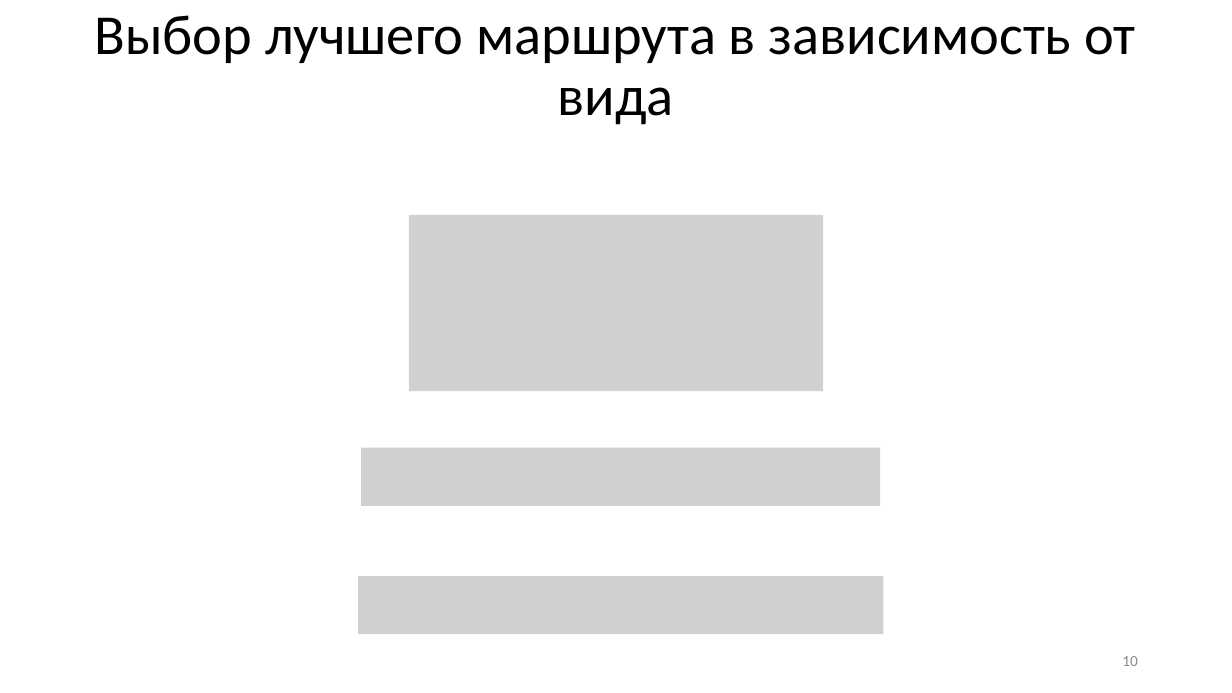
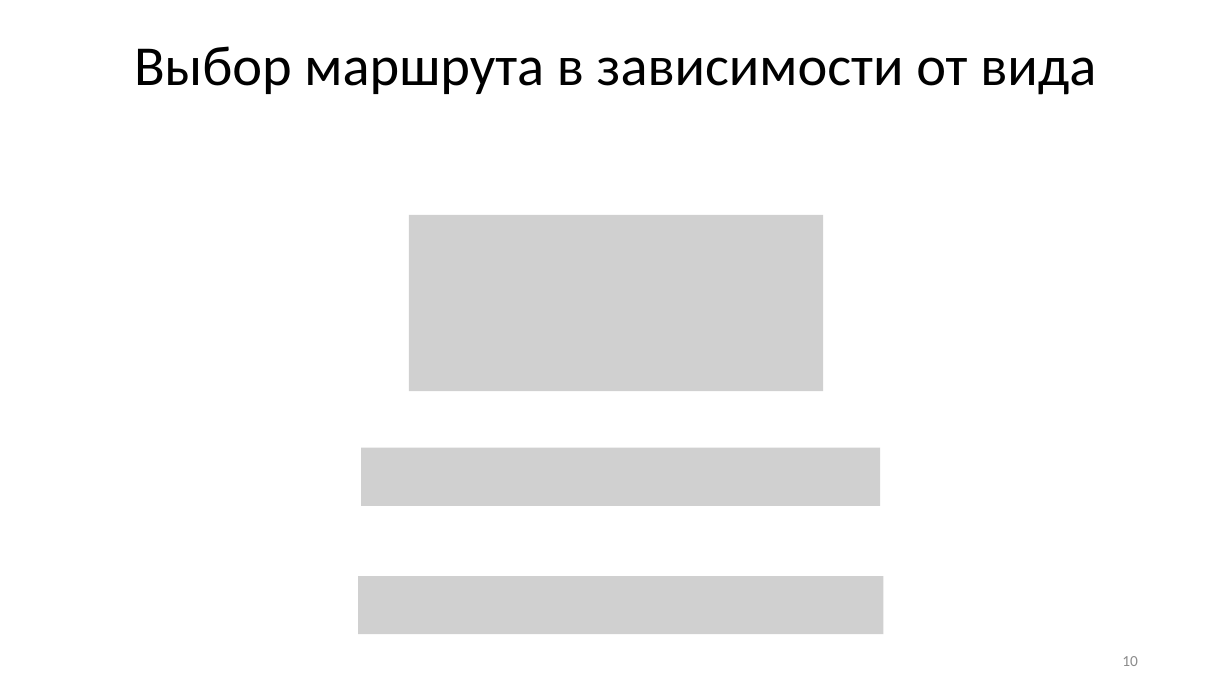
Before and after one commit to GorshkovNikita/Diploma, a slide deck: slide 10 of Documentation/Метод построения велосипедных маршрутов.pptx. Drawn at 1232x693 pixels with LibreOffice and Linux fonts; fonts in the diff are those of the drawing; grey boxes stand for pictures. Boxes give left, top, right and bottom in pixels: in the first picture for what was removed or moved away, otherwise in the second. Text is boxed around its words. In the diff, an @@ line names an element or a change of style, - is before the commit and + after.

```diff
--- a/Documentation/Метод построения велосипедных маршрутов.pptx
+++ b/Documentation/Метод построения велосипедных маршрутов.pptx
@@ text at (134,46,1096,95): text changed @@
-Выбор лучшего маршрута в зависимость от вида
+Выбор маршрута в зависимости от вида
```
Also in this commit, not shown: 2 other slides changed, 21 other files.
